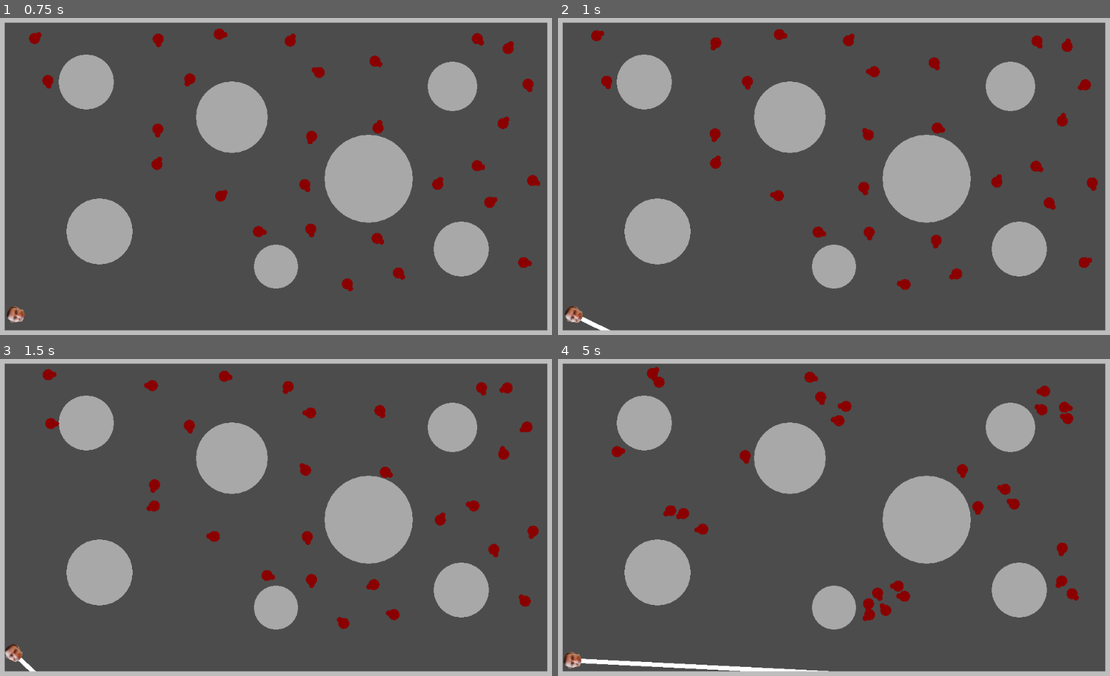
Above: before the commit, frames 1-4 (two rows, left to right).
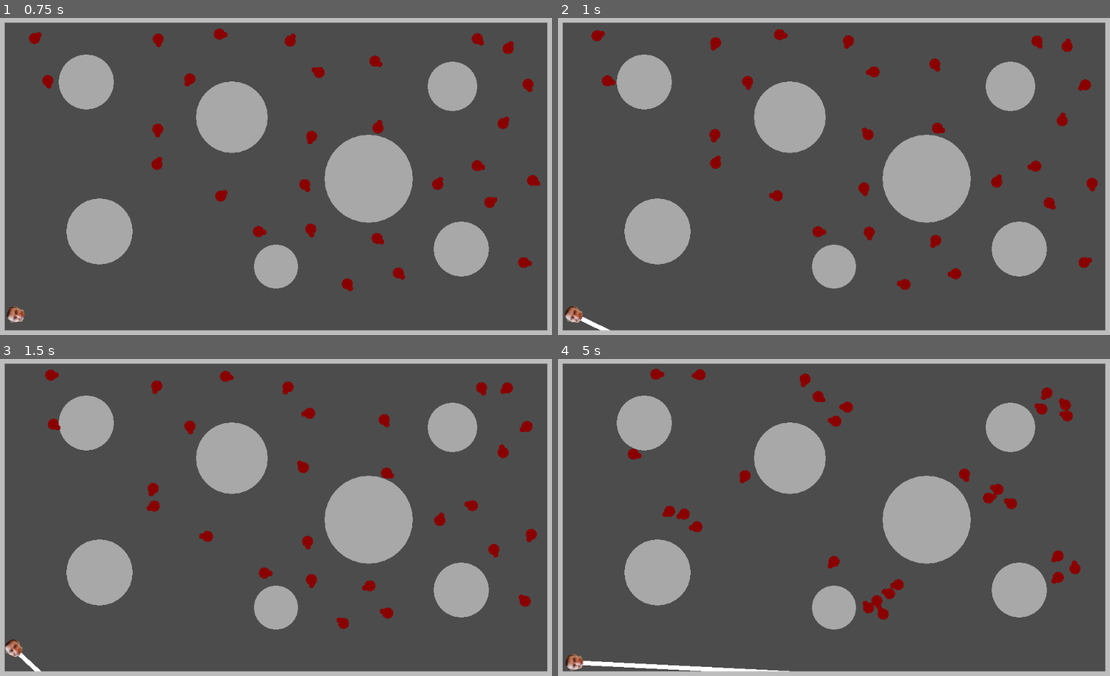
Above: after the commit, the same moments.

Repository: Nabiz/ZombieGameAI
Game: Godot game, scene res://Main.tscn
The game is run twice, just before and just after one commit, with the same random seed, the same clock (stepped at 60 frames per second) and the same inputs.
Inputs:
- Up to frame 1 (0.75 s): hold Right (ui_right) from 0.53 s (still down)
- Up to frame 2 (1 s): keep holding Right (ui_right); tap Space (ui_select) at 0.77 s
- Up to frame 3 (1.5 s): release Right (ui_right) at 1.28 s; hold Down (ui_down) from 1.28 s (still down)
- Up to frame 4 (5 s): tap Space (ui_select) at 1.52, 3.02, 3.77, 4.52 s; release Down (ui_down) at 2.03 s; hold Right (ui_right) 2.03-2.78 s; hold Up (ui_up) 2.78-3.53 s; hold Left (ui_left) from 3.53 s (still down)

Frame 1 is identical in both runs. In frame 2, 0.3% of the frame differs, in the area x 6-98%, y 3-83%; in frame 3, 1.2%; in frame 4, 2.6%, in the area x 1-95%, y 2-99%.

Commit message:
fixed broken project

Diff:
--- a/ZombieGame/Main.gd
+++ b/ZombieGame/Main.gd
@@ -4,6 +4,7 @@
 var movable_entities = []
 
 func _ready():
+	Utils.main = self
 	container_of_entities += Utils.zombies + Utils.obstacles
 	container_of_entities.append(Utils.player)
 	movable_entities += Utils.zombies
--- a/ZombieGame/Player.gd
+++ b/ZombieGame/Player.gd
@@ -2,7 +2,7 @@
 
 
 var radius: int = 16
-var speed = 35
+var speed = 100
 var angle_speed = 1
 var heading = Vector2.RIGHT
 var velocity = Vector2.ZERO
@@ -17,6 +17,10 @@
 	laser.visible = is_laser
 
 func _physics_process(delta):
+	if is_laser:
+		set_laser_size()
+		process_laser_attack()
+
 	if Input.is_action_just_pressed("ui_select"):
 		is_laser = !is_laser
 		laser.visible = is_laser
@@ -38,3 +42,42 @@
 
 	position.x=clamp(position.x, 20+radius, 1004-radius)
 	position.y=clamp(position.y, 20+radius, 580-radius)
+
+func set_laser_size():
+	var result_t = 1500
+	for obstacle in Utils.obstacles:
+		var player_to_obstacle = obstacle.position - position
+		var radius_squared = obstacle.radius * obstacle.radius
+		var player_to_obstacle_length_squared = player_to_obstacle.length_squared()
+
+		var a = player_to_obstacle.dot(heading)
+		var b_sq = player_to_obstacle_length_squared - a*a
+		if radius_squared - b_sq < 0:
+			continue
+		var f = sqrt(radius_squared - b_sq)
+		var t = 1500
+		if player_to_obstacle_length_squared > radius_squared:
+			t = a - f
+		if t > 0 and result_t > t:
+			result_t = t
+	laser.rect_size.x = result_t
+
+func process_laser_attack():
+	for zombie in Utils.zombies:
+		var player_to_obstacle = zombie.position - position
+		var radius_squared = zombie.radius * zombie.radius
+		var player_to_obstacle_length_squared = player_to_obstacle.length_squared()
+
+		var a = player_to_obstacle.dot(heading)
+		var b_sq = player_to_obstacle_length_squared - a*a
+		if radius_squared - b_sq < 0:
+			continue
+		var f = sqrt(radius_squared - b_sq)
+		var t = 1500
+		if player_to_obstacle_length_squared > radius_squared:
+			t = a - f
+		if t > 0 and t < laser.rect_size.x:
+			Utils.zombies.erase(zombie)
+			Utils.main.container_of_entities.erase(zombie)
+			Utils.main.movable_entities.erase(zombie)
+			zombie.queue_free()
--- a/ZombieGame/Utils.gd
+++ b/ZombieGame/Utils.gd
@@ -4,3 +4,4 @@
 var obstacles = []
 var walls = []
 var zombies = []
+var main
--- a/ZombieGame/Zombie.gd
+++ b/ZombieGame/Zombie.gd
@@ -34,11 +34,14 @@
 	position.y=clamp(position.y, 20+radius, 580-radius)
 
 func calculate_state():
-	if (position - Utils.player.position).length_squared() < 40000:
+	if (position - Utils.player.position).length_squared() < 60000:
+		max_speed = 100
 		return "pursuit"
 	if Utils.player.is_laser:
+		max_speed = 100
 		return "hide"
 	if (position - Utils.player.position).length_squared() > 90000 or state=="hide":
+		max_speed = 40
 		return "wander"
 	return state
 
